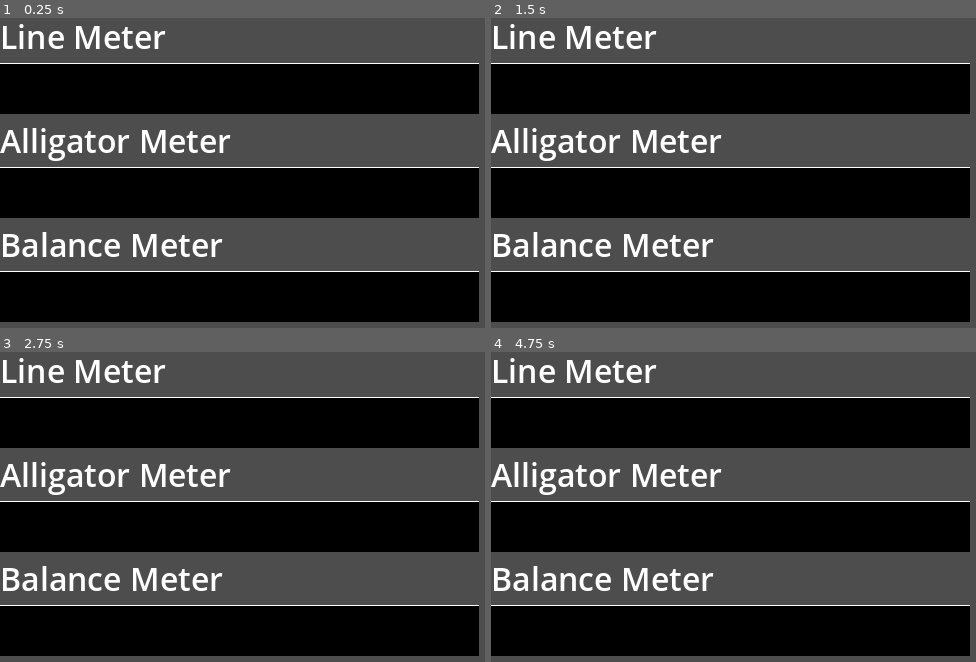
Above: before the commit, frames 1-4 (two rows, left to right).
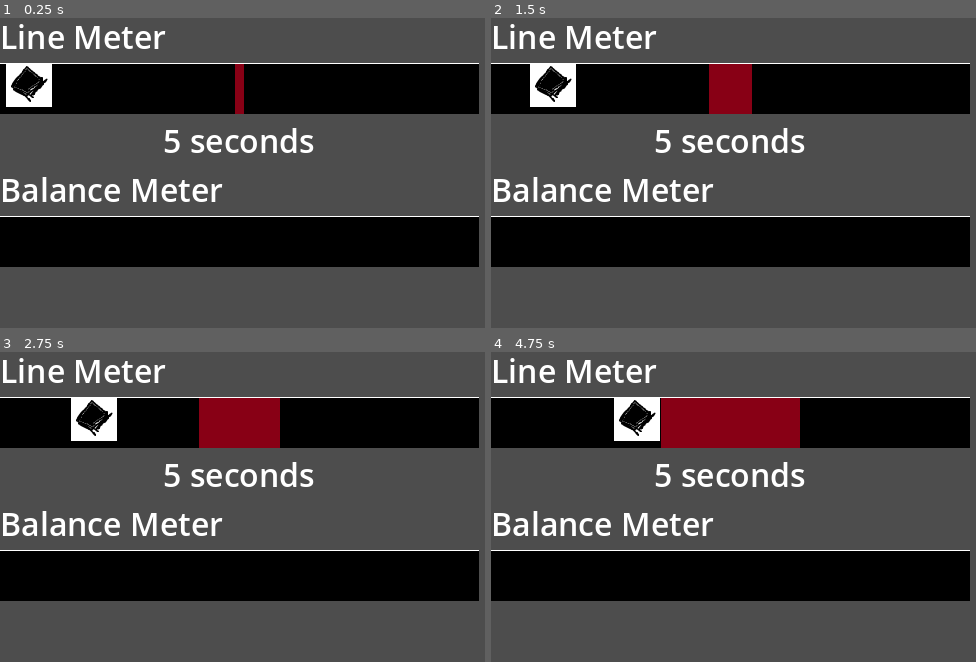
Above: after the commit, the same moments.

Repository: AndrewJDGalga/ggj2024
Game: Godot game, scene res://UIScene.tscn
The game is run twice, just before and just after one commit, with the same random seed, the same clock (stepped at 60 frames per second) and the same inputs. The project has no main scene, so this scene is started directly.
Inputs:
- Up to frame 1 (0.25 s): no input
- Up to frame 2 (1.5 s): no input
- Up to frame 3 (2.75 s): no input
- Up to frame 4 (4.75 s): no input

The runs differ from the first frame. In frame 1, 51% of the frame differs, in the area x 0-99%, y 14-99%; in frame 2, 52%; in frame 3, 54%; in frame 4, 56%.

Commit message:
Implement Balance Meter UI

Diff:
--- /dev/null
+++ b/BalanceMeter.gd
@@ -0,0 +1,35 @@
+extends VBoxContainer
+
+var TimeUnits = "seconds"
+var new_percent = 0 # testing var for debug
+
+# Called when the node enters the scene tree for the first time.
+func _ready():
+	set_balance_meter_time(5);
+	pass # Replace with function body.
+
+# Called every frame. 'delta' is the elapsed time since the previous frame.
+func _process(delta):
+	step_debug_meter()
+
+# function used for debugging the meter
+func step_debug_meter():
+	new_percent += 0.001
+	new_percent = clampf(new_percent, 0, 1)
+	set_meter_point_percent(new_percent)
+	set_safe_zone_percent(new_percent)
+
+# sets the time remaining for the balance meter
+func set_balance_meter_time(time: float):
+	$BalanceMeterCountdown.set_text(str(time) + " " + TimeUnits);
+
+# sets the meter point position relative to the bar it is attached to. Range 0-1
+func set_meter_point_percent(percent):
+	var meter_size = $BalanceMeterSafeProgressBar.get_size()
+	var meter_point_size = $BalanceMeterSafeProgressBar/BalanceMeterPoint.get_size()
+	var new_position = percent * (meter_size.x - meter_point_size.x/2)
+	$BalanceMeterSafeProgressBar/BalanceMeterPoint.position = Vector2(new_position, 0)
+
+# sets the difficulty of the meter to balance on Range 0-1
+func set_safe_zone_percent(percent):
+	$BalanceMeterSafeProgressBar.set_value(percent*100)
--- /dev/null
+++ b/UI/TitleLabelSettings.tres
@@ -0,0 +1,4 @@
+[gd_resource type="LabelSettings" format=3 uid="uid://11h7ay6l5xjs"]
+
+[resource]
+font_size = 32
--- a/UIScene.tscn
+++ b/UIScene.tscn
@@ -1,11 +1,11 @@
-[gd_scene load_steps=5 format=3 uid="uid://bywkmfun5je8l"]
+[gd_scene load_steps=7 format=3 uid="uid://bywkmfun5je8l"]
 
 [ext_resource type="Texture2D" uid="uid://cem1wu2lpxf6l" path="res://UI/ProgressBar/BarBg.png" id="1_icce3"]
 [ext_resource type="Script" path="res://MeterUIManager.gd" id="1_wm811"]
+[ext_resource type="LabelSettings" uid="uid://11h7ay6l5xjs" path="res://UI/TitleLabelSettings.tres" id="2_iyt7o"]
 [ext_resource type="Texture2D" uid="uid://63ptta7ehmre" path="res://UI/ProgressBar/BarProgress.png" id="2_kxql8"]
-
-[sub_resource type="LabelSettings" id="LabelSettings_nag8f"]
-font_size = 32
+[ext_resource type="Script" path="res://BalanceMeter.gd" id="5_0yn6l"]
+[ext_resource type="Texture2D" uid="uid://vlh1uirlb4kh" path="res://UI/Icons/MeterPoint.png" id="6_ssqu3"]
 
 [node name="Control" type="Control"]
 layout_mode = 3
@@ -21,44 +21,46 @@
 offset_bottom = 78.0
 script = ExtResource("1_wm811")
 
-[node name="LineMeter" type="VBoxContainer" parent="MeterBarList"]
+[node name="BalanceMeter" type="VBoxContainer" parent="MeterBarList"]
+layout_mode = 2
+alignment = 1
+script = ExtResource("5_0yn6l")
+
+[node name="BalanceMeterText" type="Label" parent="MeterBarList/BalanceMeter"]
+layout_mode = 2
+text = "Line Meter"
+label_settings = ExtResource("2_iyt7o")
+
+[node name="BalanceMeterSafeProgressBar" type="TextureProgressBar" parent="MeterBarList/BalanceMeter"]
+layout_mode = 2
+value = 1.0
+fill_mode = 6
+texture_under = ExtResource("1_icce3")
+texture_progress = ExtResource("2_kxql8")
+
+[node name="BalanceMeterPoint" type="TextureRect" parent="MeterBarList/BalanceMeter/BalanceMeterSafeProgressBar"]
+layout_mode = 1
+offset_right = 93.0
+offset_bottom = 89.0
+scale = Vector2(0.5, 0.5)
+texture = ExtResource("6_ssqu3")
+
+[node name="BalanceMeterCountdown" type="Label" parent="MeterBarList/BalanceMeter"]
+layout_mode = 2
+text = "10 sec"
+label_settings = ExtResource("2_iyt7o")
+horizontal_alignment = 1
+
+[node name="MashMeter" type="VBoxContainer" parent="MeterBarList"]
 layout_mode = 2
 alignment = 1
 
-[node name="LineMeterText" type="Label" parent="MeterBarList/LineMeter"]
+[node name="MashMeterText" type="Label" parent="MeterBarList/MashMeter"]
 layout_mode = 2
-text = "Line Meter"
-label_settings = SubResource("LabelSettings_nag8f")
+text = "Balance Meter"
+label_settings = ExtResource("2_iyt7o")
 
-[node name="LineMeterProgressBar" type="TextureProgressBar" parent="MeterBarList/LineMeter"]
+[node name="MashMeterProgressBar" type="TextureProgressBar" parent="MeterBarList/MashMeter"]
 layout_mode = 2
 texture_under = ExtResource("1_icce3")
 texture_progress = ExtResource("2_kxql8")
-
-[node name="AlligatorMeter" type="VBoxContainer" parent="MeterBarList"]
-layout_mode = 2
-alignment = 1
-
-[node name="AlligatorMeterText" type="Label" parent="MeterBarList/AlligatorMeter"]
-layout_mode = 2
-text = "Alligator Meter"
-label_settings = SubResource("LabelSettings_nag8f")
-
-[node name="AlligatorMeterProgressBar" type="TextureProgressBar" parent="MeterBarList/AlligatorMeter"]
-layout_mode = 2
-texture_under = ExtResource("1_icce3")
-texture_progress = ExtResource("2_kxql8")
-
-[node name="BalanceMeter" type="VBoxContainer" parent="MeterBarList"]
-layout_mode = 2
-alignment = 1
-
-[node name="BalanceMeterText" type="Label" parent="MeterBarList/BalanceMeter"]
-layout_mode = 2
-text = "Balance Meter"
-label_settings = SubResource("LabelSettings_nag8f")
-
-[node name="BalanceMeterProgressBar" type="TextureProgressBar" parent="MeterBarList/BalanceMeter"]
-layout_mode = 2
-texture_under = ExtResource("1_icce3")
-texture_progress = ExtResource("2_kxql8")
Binary file added: UI/Icons/MeterPoint.png
Not shown, added: UI/Icons/MeterPoint.png.import
